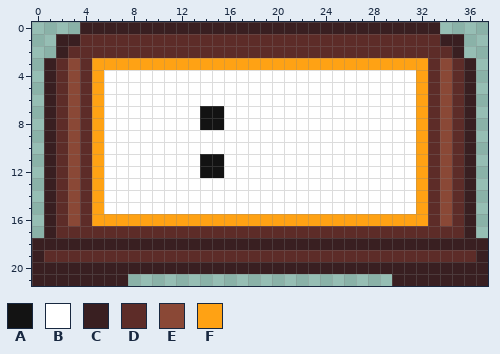
Edited in one commit: pixel-art sprite (assets/timer_sprite/ghost/frame.png). Above is the file before it was changed.
The file is 38x22 pixels.
Palette (. is transparent): A #131313  B #ffffff  C #391f21  D #5d2c28  E #8a4836  F #ffa214
The same view after the edit:
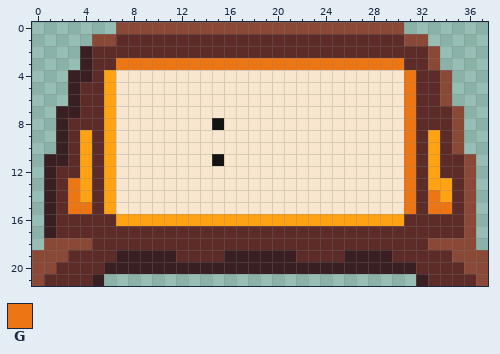
Colours new in this view: G #ed7614
From old to new:
{"colour":"B","old":"#ffffff","new":"#f9e6cf"}
{"y":0,"x":4,"old":"CCCCCCCCCCCCCCCCCCCCCCCCCCCCCC","new":"...EEEEEEEEEEEEEEEEEEEEEEEE..."}
{"y":1,"x":2,"old":"CCDDD","new":"...EE"}
{"y":1,"x":31,"old":"DDDCC","new":"EE..."}
{"y":2,"x":2,"old":"CDD","new":"..C"}
{"y":2,"x":33,"old":"DDC","new":"E.."}
{"y":3,"x":1,"old":"CDEDFFFFFFFFFFFFFFFFFFFFFFFFFFFFDEDC","new":"...CDDGGGGGGGGGGGGGGGGGGGGGGGGDDE..."}
{"y":4,"x":1,"old":"CDEDFB","new":"..CCDF"}
{"y":4,"x":31,"old":"BF","new":"GD"}
{"y":4,"x":35,"old":"DC","new":".."}
{"y":5,"x":1,"old":"CDE","new":"..C"}
{"y":5,"x":5,"old":"FB","new":"DF"}
{"y":5,"x":31,"old":"BF","new":"GD"}
{"y":5,"x":35,"old":"DC","new":".."}
{"y":6,"x":1,"old":"CDE","new":"..C"}
{"y":6,"x":5,"old":"FB","new":"DF"}
{"y":6,"x":31,"old":"BF","new":"GD"}
{"y":6,"x":35,"old":"DC","new":".."}
{"y":7,"x":1,"old":"CDE","new":".CC"}
{"y":7,"x":5,"old":"FB","new":"DF"}
{"y":7,"x":14,"old":"AA","new":"BB"}
{"y":7,"x":31,"old":"BF","new":"GD"}
{"y":7,"x":34,"old":"EDC","new":"DE."}
{"y":8,"x":1,"old":"CDE","new":".CD"}
{"y":8,"x":5,"old":"FB","new":"DF"}
{"y":8,"x":14,"old":"A","new":"B"}
{"y":8,"x":31,"old":"BF","new":"GD"}
{"y":8,"x":34,"old":"EDC","new":"DE."}
{"y":9,"x":1,"old":"CDEDFB","new":".CDFDF"}
{"y":9,"x":31,"old":"BFDEDC","new":"GDFDE."}
{"y":10,"x":1,"old":"CDEDFB","new":".CDFDF"}
{"y":10,"x":31,"old":"BFDEDC","new":"GDFDE."}
{"y":11,"x":2,"old":"DEDFB","new":"CDFDF"}
{"y":11,"x":14,"old":"A","new":"B"}
{"y":11,"x":31,"old":"BFDE","new":"GDFD"}
{"y":11,"x":36,"old":"C","new":"E"}
{"y":12,"x":3,"old":"EDFB","new":"DFDF"}
{"y":12,"x":14,"old":"AA","new":"BB"}
{"y":12,"x":31,"old":"BFDE","new":"GDFD"}
{"y":12,"x":36,"old":"C","new":"E"}
{"y":13,"x":3,"old":"EDFB","new":"GFDF"}
{"y":13,"x":31,"old":"BFDE","new":"GDFF"}
{"y":13,"x":36,"old":"C","new":"E"}
{"y":14,"x":3,"old":"EDFB","new":"GFDF"}
{"y":14,"x":31,"old":"BFDE","new":"GDGF"}
{"y":14,"x":36,"old":"C","new":"E"}
{"y":15,"x":3,"old":"EDFB","new":"GGDF"}
{"y":15,"x":31,"old":"BFDE","new":"GDGG"}
{"y":15,"x":36,"old":"C","new":"E"}
{"y":16,"x":3,"old":"E","new":"D"}
{"y":16,"x":5,"old":"FF","new":"DD"}
{"y":16,"x":31,"old":"FF","new":"DD"}
{"y":16,"x":34,"old":"E","new":"D"}
{"y":16,"x":36,"old":"C","new":"E"}
{"y":17,"x":36,"old":"C","new":"E"}
{"y":18,"x":0,"old":"CCCCCCCCCCCCCCCCCCCCCCCCCCCCCCCCCCCCCC","new":".EEEEDDDDDDDDDDDDDDDDDDDDDDDDDDDDEEEE."}
{"y":19,"x":0,"old":"CDD","new":"EEE"}
{"y":19,"x":7,"old":"DDDDD","new":"CCCCC"}
{"y":19,"x":16,"old":"DDDDDD","new":"CCCCCC"}
{"y":19,"x":26,"old":"DDDD","new":"CCCC"}
{"y":19,"x":35,"old":"DDC","new":"EEE"}
{"y":20,"x":0,"old":"CCCCCC","new":"EEDDDD"}
{"y":20,"x":32,"old":"CCCCCC","new":"DDDDEE"}
{"y":21,"x":0,"old":"CCCCC","new":"EDDDD"}
{"y":21,"x":6,"old":"CC","new":".."}
{"y":21,"x":30,"old":"CC","new":".."}
{"y":21,"x":33,"old":"CCCCC","new":"DDDDE"}
{"label":"changed","picture_box":[32,22,488,286]}
